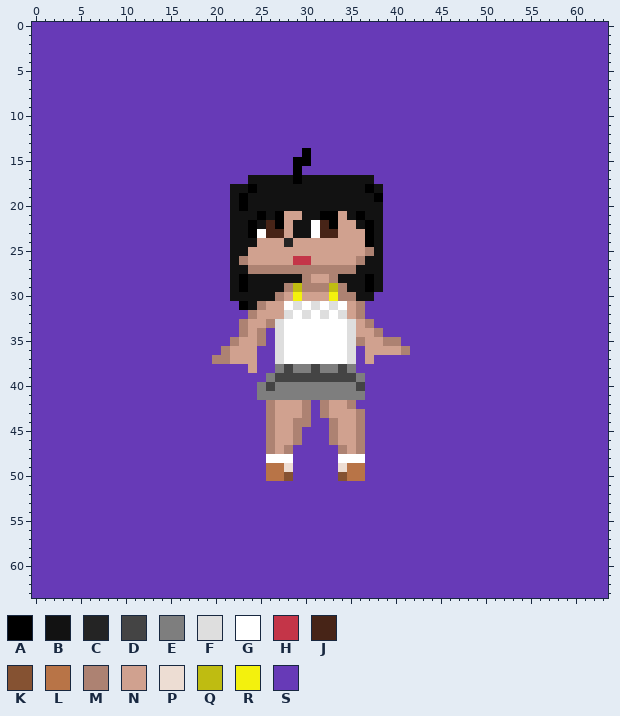
Pixel-art sprite -- assets/img/OC.png. The first picture shows the starting point.
Rulers count pixels.
Palette (. is transparent): A #000000  B #121212  C #242424  D #444444  E #7e7e7e  F #dedede  G #ffffff  H #c43548  J #472417  K #855232  L #b87447  M #ad8272  N #d0a18f  P #edddd3  Q #bfbc11  R #f3f10d  S #673ab7
Pixels before (only the part around the change), first column x 14:
11 SSSSSSSSSSSSSSSSSSSSSSSSSSSSSSSSSSSSSS
12 SSSSSSSSSSSSSSSSSSSSSSSSSSSSSSSSSSSSSS
13 SSSSSSSSSSSSSSSSSSSSSSSSSSSSSSSSSSSSSS
14 SSSSSSSSSSSSSSSSASSSSSSSSSSSSSSSSSSSSS
15 SSSSSSSSSSSSSSSAASSSSSSSSSSSSSSSSSSSSS
16 SSSSSSSSSSSSSSSASSSSSSSSSSSSSSSSSSSSSS
17 SSSSSSSSSSBBBBBABBBBBBBBSSSSSSSSSSSSSS
18 SSSSSSSSBBABBBBBBBBBBBBABSSSSSSSSSSSSS
19 SSSSSSSSBABBBBBBBBBBBBBBASSSSSSSSSSSSS
20 SSSSSSSSBABBBBBBBBBBBBBBBSSSSSSSSSSSSS
21 SSSSSSSSBBBABANNBBAANBABBSSSSSSSSSSSSS
22 SSSSSSSSBBABJANBBGJANNBABSSSSSSSSSSSSS
23 SSSSSSSSBBAGJJNBBGJJNNNABSSSSSSSSSSSSS
24 SSSSSSSSBBBNNNCNNNNNNNNABSSSSSSSSSSSSS
25 SSSSSSSSBBNNNNNNNNNNNNNMBSSSSSSSSSSSSS
26 SSSSSSSSBMNNNNNHHNNNNNMBBSSSSSSSSSSSSS
27 SSSSSSSSBBMMMMMMMMMMMMBBBSSSSSSSSSSSSS
28 SSSSSSSSBABBBBBBMNNMBBBABSSSSSSSSSSSSS
29 SSSSSSSSBABBBBMQMMMQMBBABSSSSSSSSSSSSS
30 SSSSSSSSBBBBBMNRNNNRMMBBSSSSSSSSSSSSSS
31 SSSSSSSSSABMNNGFGFGFGNMSSSSSSSSSSSSSSS
32 SSSSSSSSSSMNNNFGFGFGFNMSSSSSSSSSSSSSSS
33 SSSSSSSSSMNNMFGGGGGGGFNMSSSSSSSSSSSSSS
34 SSSSSSSSSMNMSFGGGGGGGFNNMSSSSSSSSSSSSS
35 SSSSSSSSMNNMSFGGGGGGGFMNNMMSSSSSSSSSSS
After:
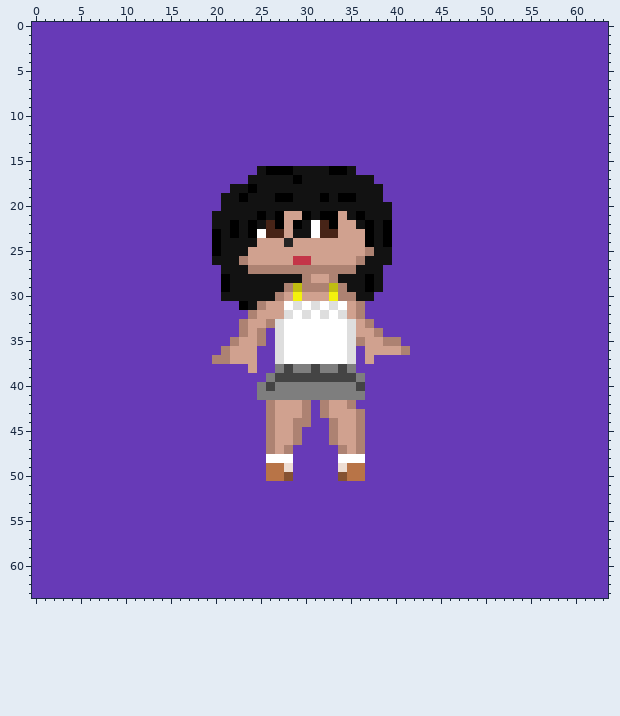
Diff:
file 576x576 -> 512x512 pixels (blocks of 9x9 -> 8x8; one block is one cell here)
Colour A replaces colour B in row 19 at x 27 to 28, 32 and 34 to 35; in row 21 at x 30; in row 22 at x 22 and 29; in row 23 at x 22.
Colour A replaces colour S in row 16 at x 26 to 28 and 33 to 34; in row 22 at x 39; in rows 23 to 24 at x 20 and 39; in row 25 at x 20; in rows 28 to 29 at x 21.
Colour B replaces colour A in row 16 at x 29; in row 18 at x 37; in row 19 at x 38; in row 20 at x 23; in rows 28 to 29 at x 23.
Colour B replaces colour S in row 16 at x 25, 30 to 32 and 35; in row 19 at x 21; in row 20 at x 21 and 39; in row 21 at x 20 to 21 and 39; in row 22 at x 20 to 21; in rows 23 to 24 at x 21.
Colour B replaces colour S in row 25 at x 21 and 39; in row 26 at x 20 to 21 and 39; in row 27 at x 21; in row 30 at x 21.
Colour S replaces colour A in row 14 at x 30; in row 15 at x 29 to 30.
Changed places in both pictures, as pixel boxes (x1, y1, x2, y2):
changed: (212, 148, 392, 301)
